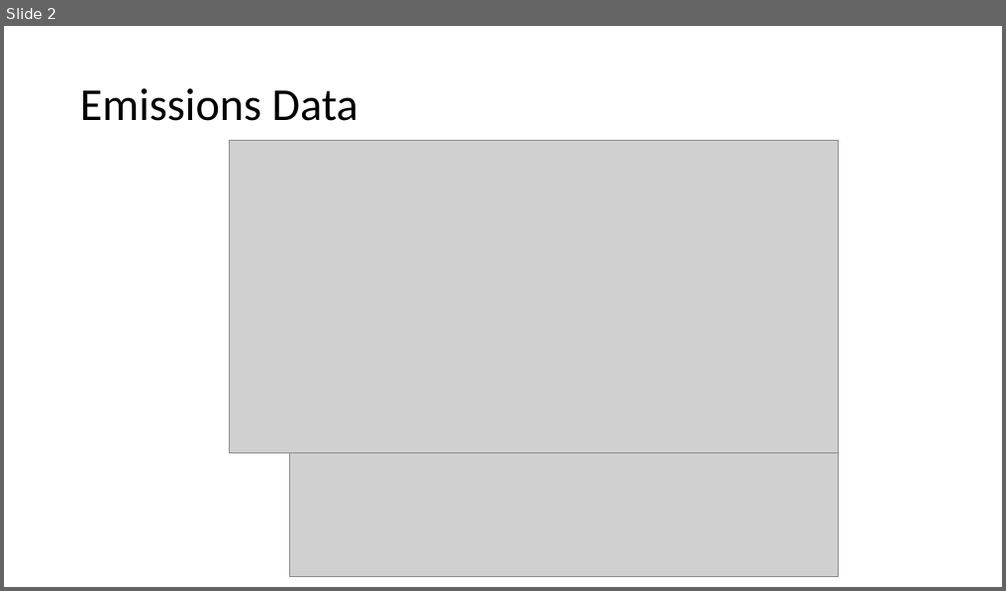
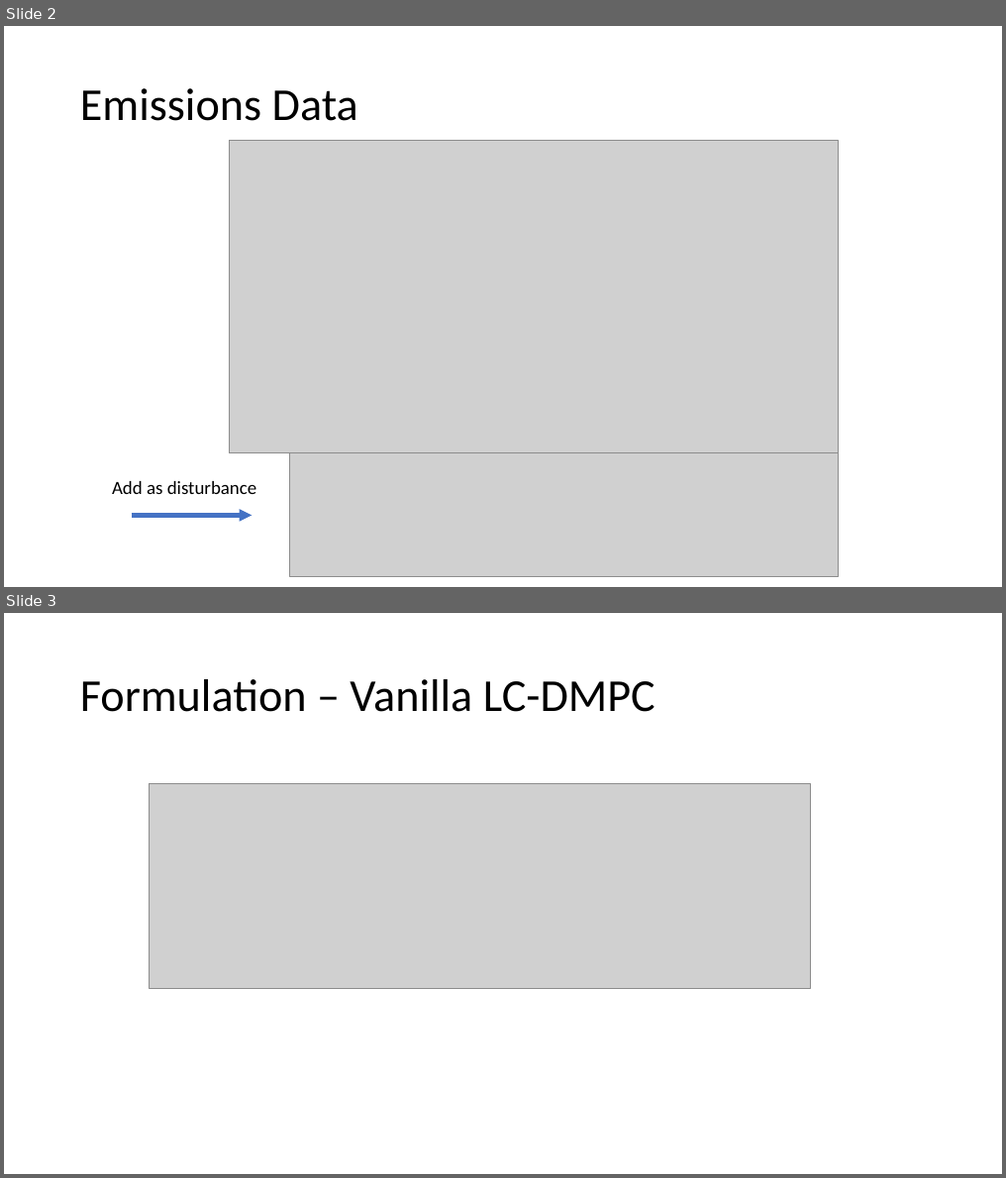
Before and after one commit to vijay092/lcdmpc, a slide deck: emissions.pptx. Shown one above the other, each under a label of ours: slide 2 before the commit, slides 2 and 3 after it. The pictures are 1006x591 and 1006x1178 pixels, drawn with LibreOffice and Linux fonts; fonts in the diff are those of the drawing; grey boxes stand for pictures. Boxes give left, top, right and bottom in pixels: in the first picture for what was removed or moved away, otherwise in the second. Text is boxed around its words. In the diff, an @@ line names an element or a change of style, - is before the commit and + after.

```diff
--- a/emissions.pptx
+++ b/emissions.pptx
@@ slide 3 added at (4, 613, 1002, 1174), background #FFFFFF @@
@@ title added at (80, 679, 655, 712), 44 pt, text #000000 @@
+Formulation – Vanilla LC-DMPC
@@ picture added at (149, 783, 810, 989) @@
@@ slide 2 changed as well @@
@@ text added at (112, 481, 256, 494), 18 pt, text #000000 @@
+Add as disturbance
@@ arrow added from (132, 516) to (252, 516), #4472C4 4 pt @@
```
Also in this commit, not shown: 13 other slides added, 2 slides removed, 6 other files.
